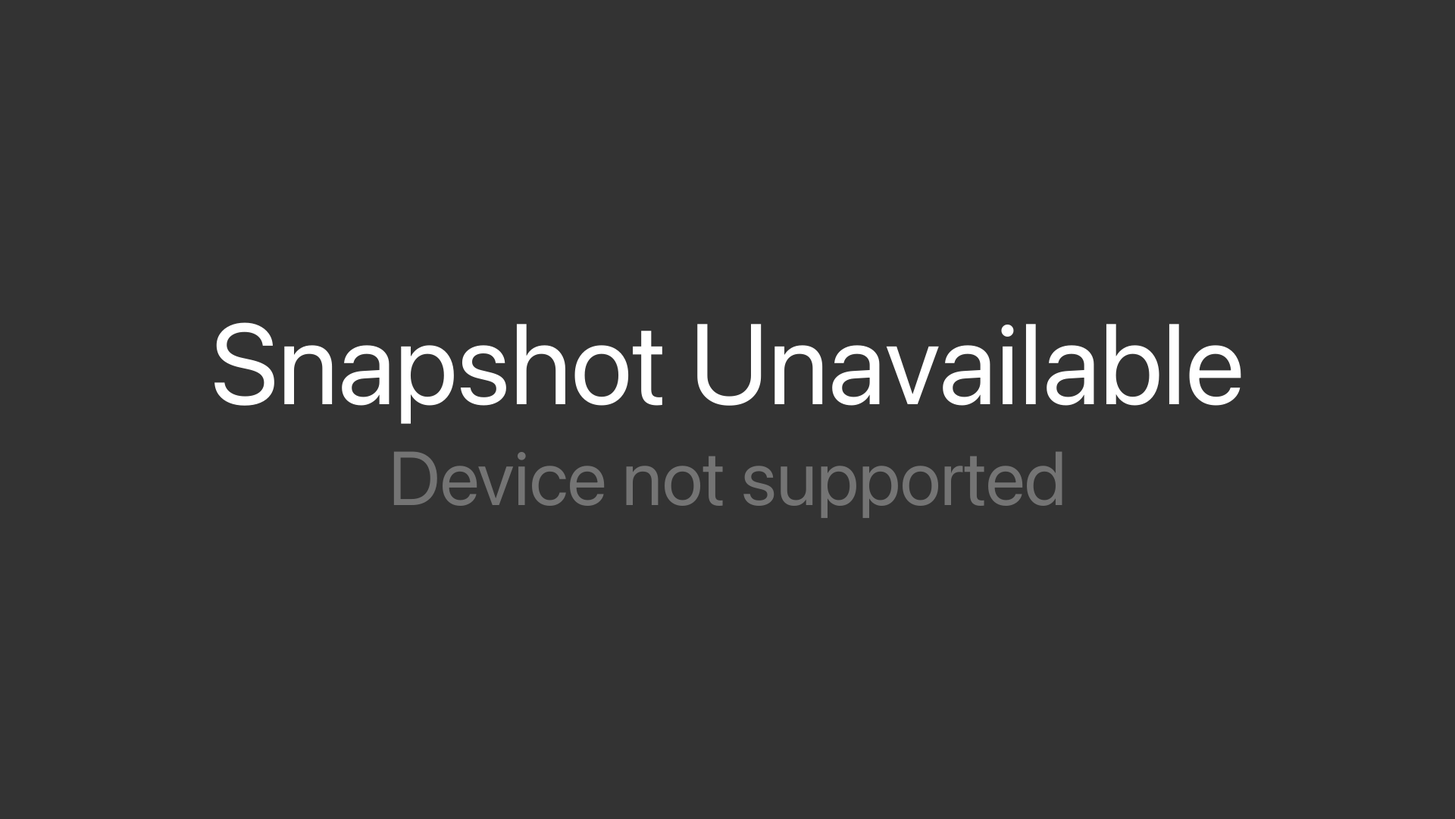
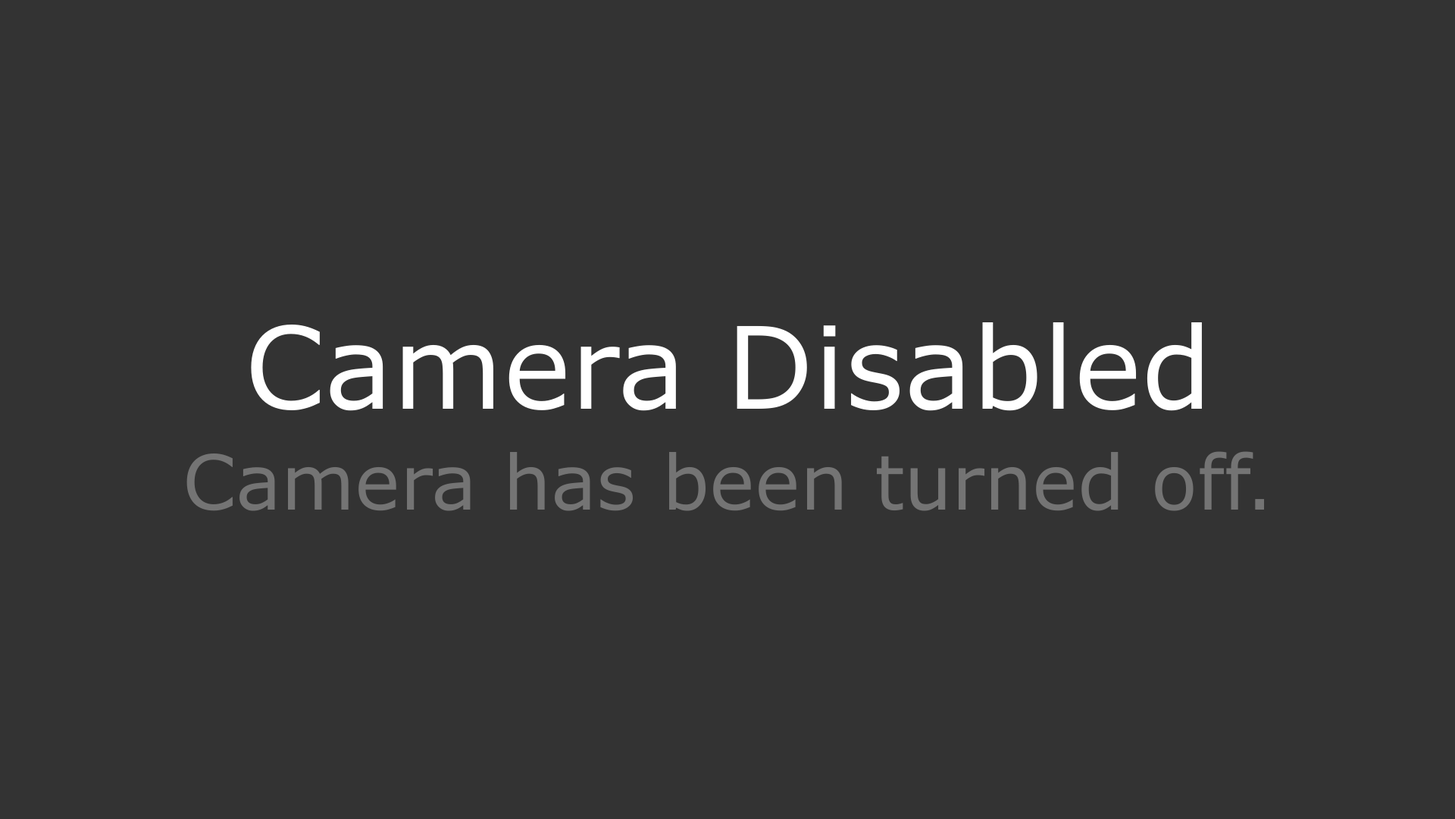
Layer changes from the first 1455px x 819px image to the second:
added layer "camera disabled" above "camera offline" over (186, 322, 1265, 511)
hid "Snapshot Unavailable ...", painted on it over (186, 322, 1265, 519)
removed layer "camera-offline.jpg" over (186, 322, 1265, 519)
